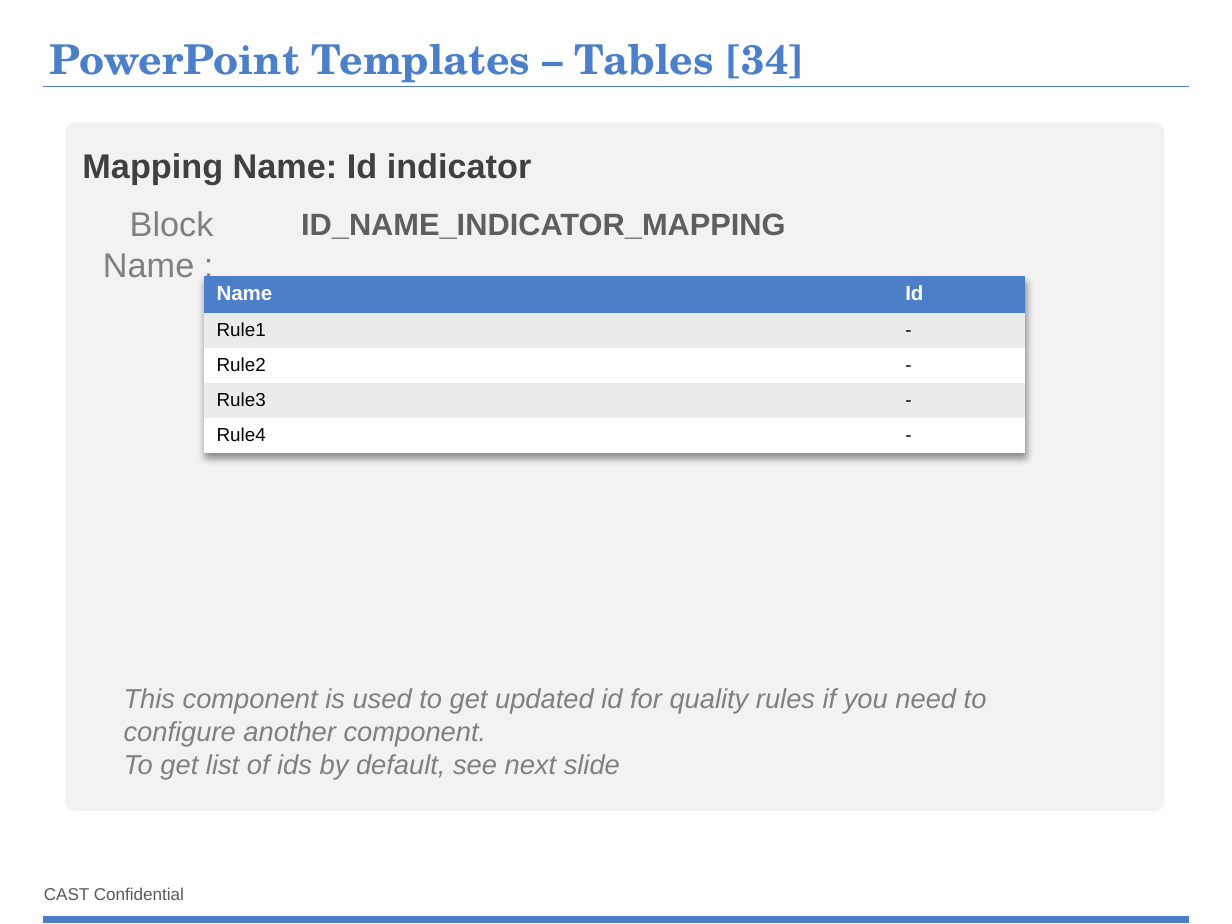
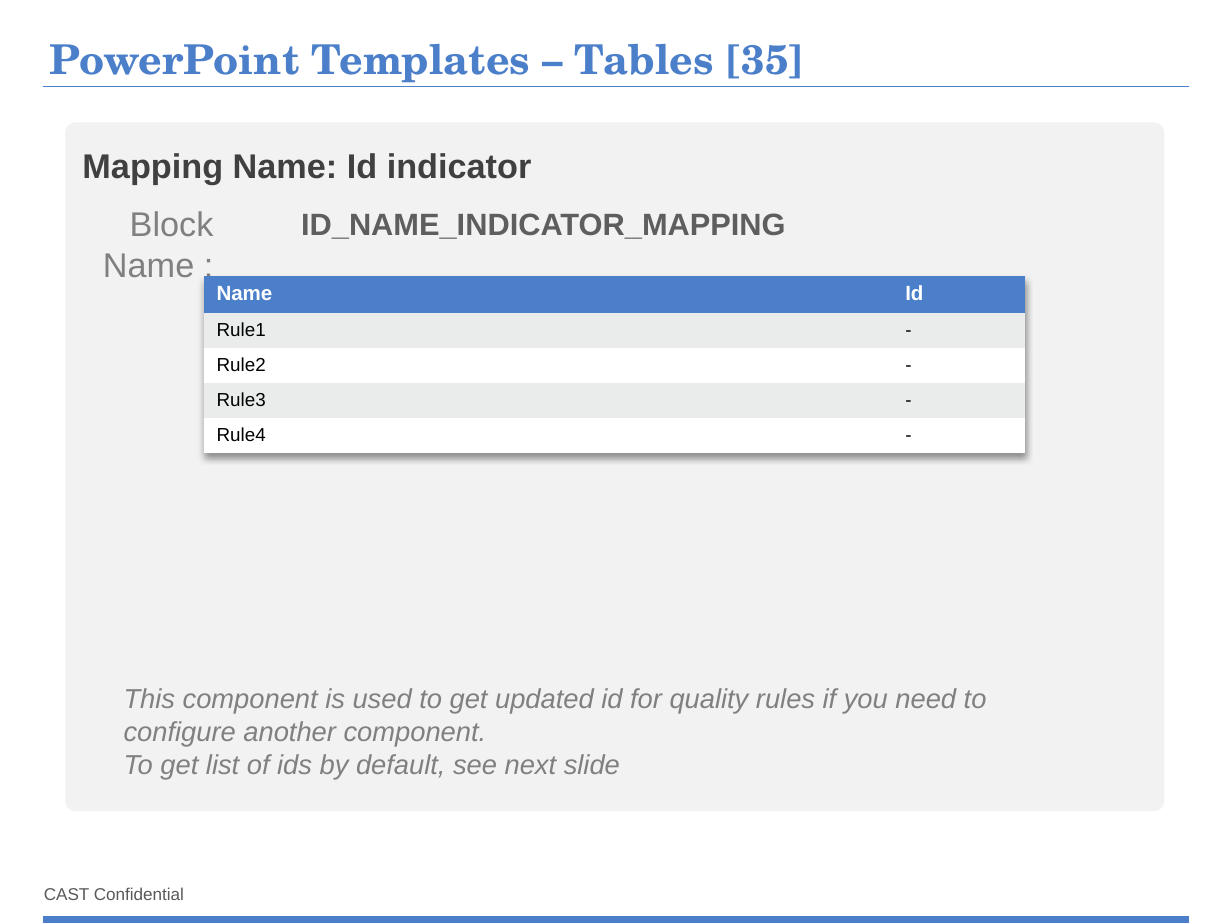
Before and after one commit to CAST-projects/ReportGenerator, a slide deck: slide 63 of CastReporting.Reporting/TemplatesFiles/1- Powerpoint-components-library.pptx (slide 62 before the commit). Drawn at 1232x924 pixels with LibreOffice and Linux fonts; fonts in the diff are those of the drawing; background and template pictures are left out. Boxes give left, top, right and bottom in pixels: in the first picture for what was removed or moved away, otherwise in the second. Text is boxed around its words. In the diff, an @@ line names an element or a change of style, - is before the commit and + after.

Commit message:
Update templates with doc for VIOLATION_SUMMARY block

```diff
--- a/CastReporting.Reporting/TemplatesFiles/1- Powerpoint-components-library.pptx
+++ b/CastReporting.Reporting/TemplatesFiles/1- Powerpoint-components-library.pptx
@@ title at (49,44,804,87): text changed @@
-PowerPoint Templates – Tables [34]
+PowerPoint Templates – Tables [35]
```
Also in this commit, not shown: 1 other slide changed, 1 slide added, 2 other files.
